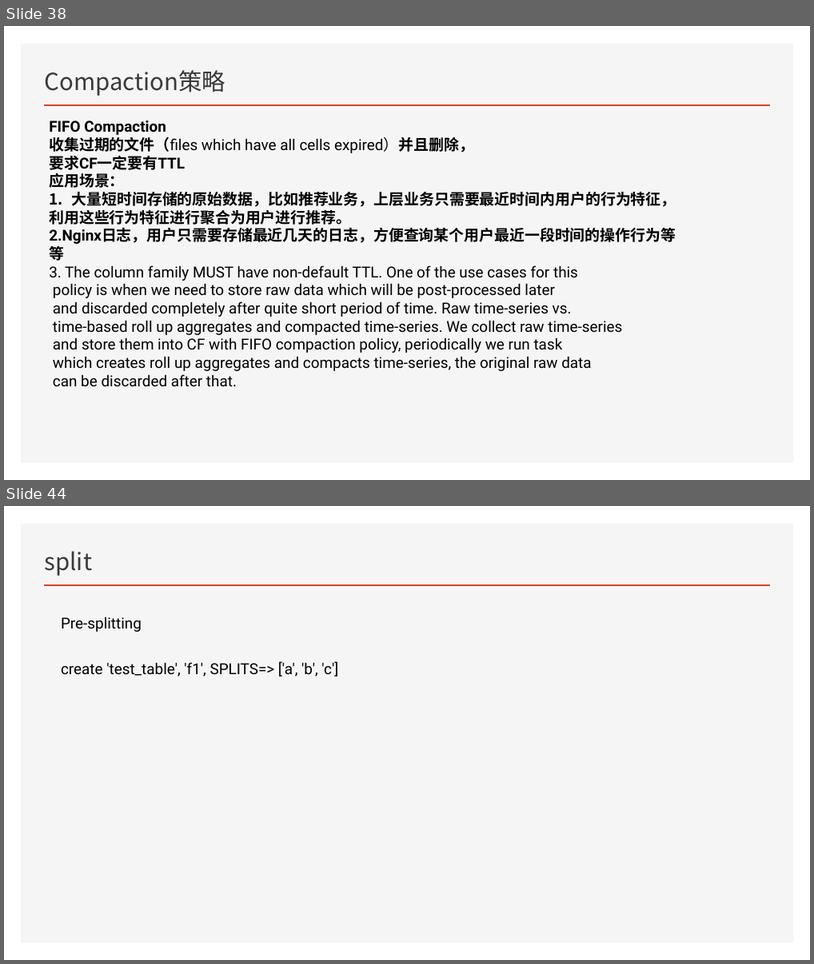
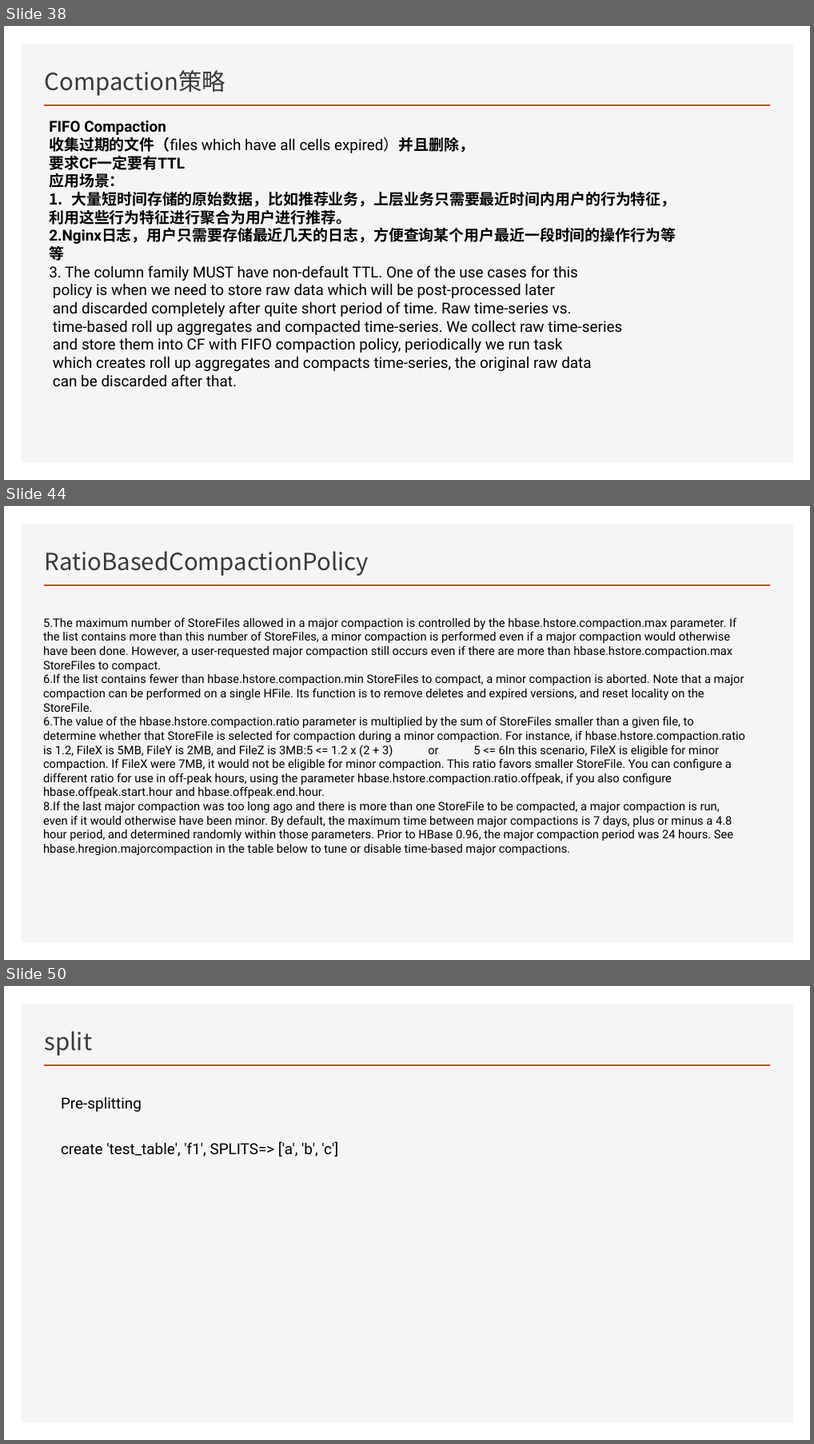
Before and after one commit to Zhangwusheng/Zhangwusheng.github.io, a slide deck: _posts/Hbase基本原理副本.pptx. Shown one above the other, each under a label of ours: slides 38 and 44 before the commit, slides 38, 44 and 50 after it; the slides between them are not shown. The pictures are 814x964 and 814x1444 pixels, drawn with LibreOffice and Linux fonts; fonts in the diff are those of the drawing. Boxes give left, top, right and bottom in pixels: in the first picture for what was removed or moved away, otherwise in the second. Text is boxed around its words. In the diff, an @@ line names an element or a change of style, - is before the commit and + after.

```diff
--- a/_posts/Hbase基本原理副本.pptx
+++ b/_posts/Hbase基本原理副本.pptx
@@ slide 44 added at (x1=4, y1=506, x2=810, y2=960), background #FFFFFF; not listed: 2 template elements that a slide beside it also shows @@
@@ title added at (x1=45, y1=551, x2=369, y2=576), 28 pt, text #3B3838 @@
+RatioBasedCompactionPolicy
@@ text added at (x1=43, y1=618, x2=746, y2=855), 14 pt, text #000000 @@
+5.The maximum number of StoreFiles allowed in a major compaction is controlled by the hbase.hstore.compaction.max parameter. If the list contains more than this number of StoreFiles, a minor compaction is performed even if a major compaction would otherwise have been done. However, a user-requested major compaction still occurs even if there are more than hbase.hstore.compaction.max StoreFiles to compact.
+6.If the list contains fewer than hbase.hstore.compaction.min StoreFiles to compact, a minor compaction is aborted. Note that a major compaction can be performed on a single HFile. Its function is to remove deletes and expired versions, and reset locality on the StoreFile.
+6.The value of the hbase.hstore.compaction.ratio parameter is multiplied by the sum of StoreFiles smaller than a given file, to determine whether that StoreFile is selected for compaction during a minor compaction. For instance, if hbase.hstore.compaction.ratio is 1.2, FileX is 5MB, FileY is 2MB, and FileZ is 3MB:5 <= 1.2 x (2 + 3) or 5 <= 6In this scenario, FileX is eligible for minor compaction. If FileX were 7MB, it would not be eligible for minor compaction. This ratio favors smaller StoreFile. You can configure a different ratio for use in off-peak hours, using the parameter hbase.hstore.compaction.ratio.offpeak, if you also configure hbase.offpeak.start.hour and hbase.offpeak.end.hour.
+8.If the last major compaction was too long ago and there is more than one StoreFile to be compacted, a major compaction is run, even if it would otherwise have been minor. By default, the maximum time between major compactions is 7 days, plus or minus a 4.8 hour period, and determined randomly within those parameters. Prior to HBase 0.96, the major compaction period was 24 hours. See hbase.hregion.majorcompaction in the table below to tune or disable time-based major compactions.
@@ what was slide 44 is now slide 50 @@
```
Also in this commit, not shown: 2 slides changed, 9 other slides added, 3 slides removed, 1 other file.
